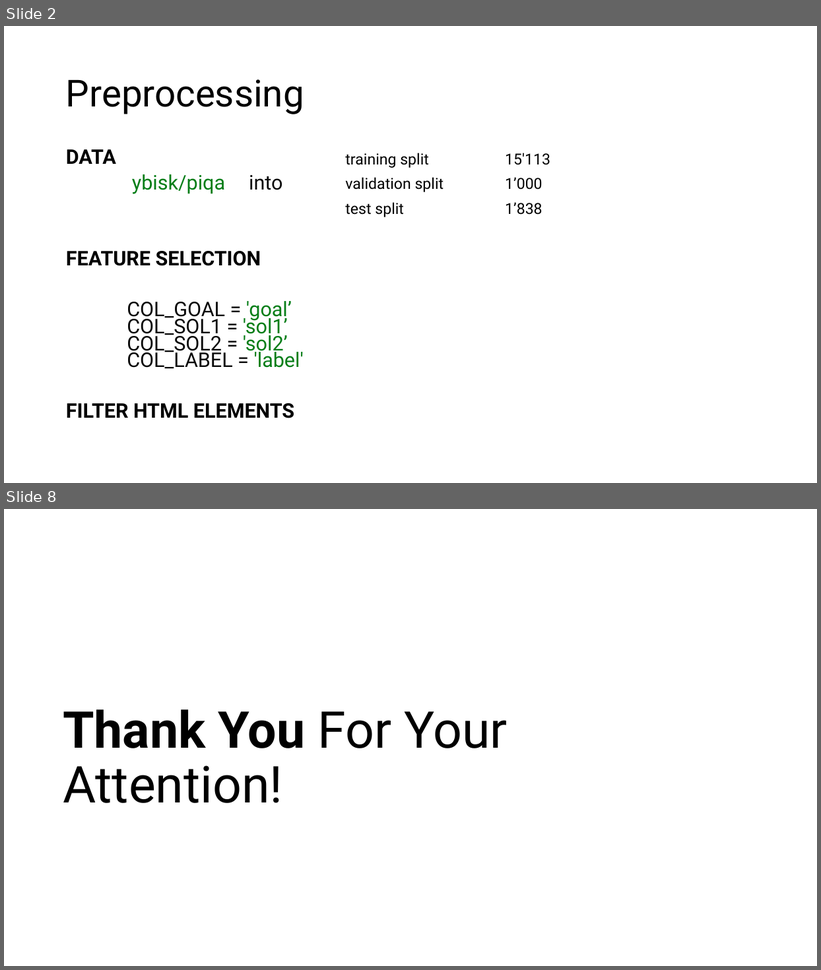
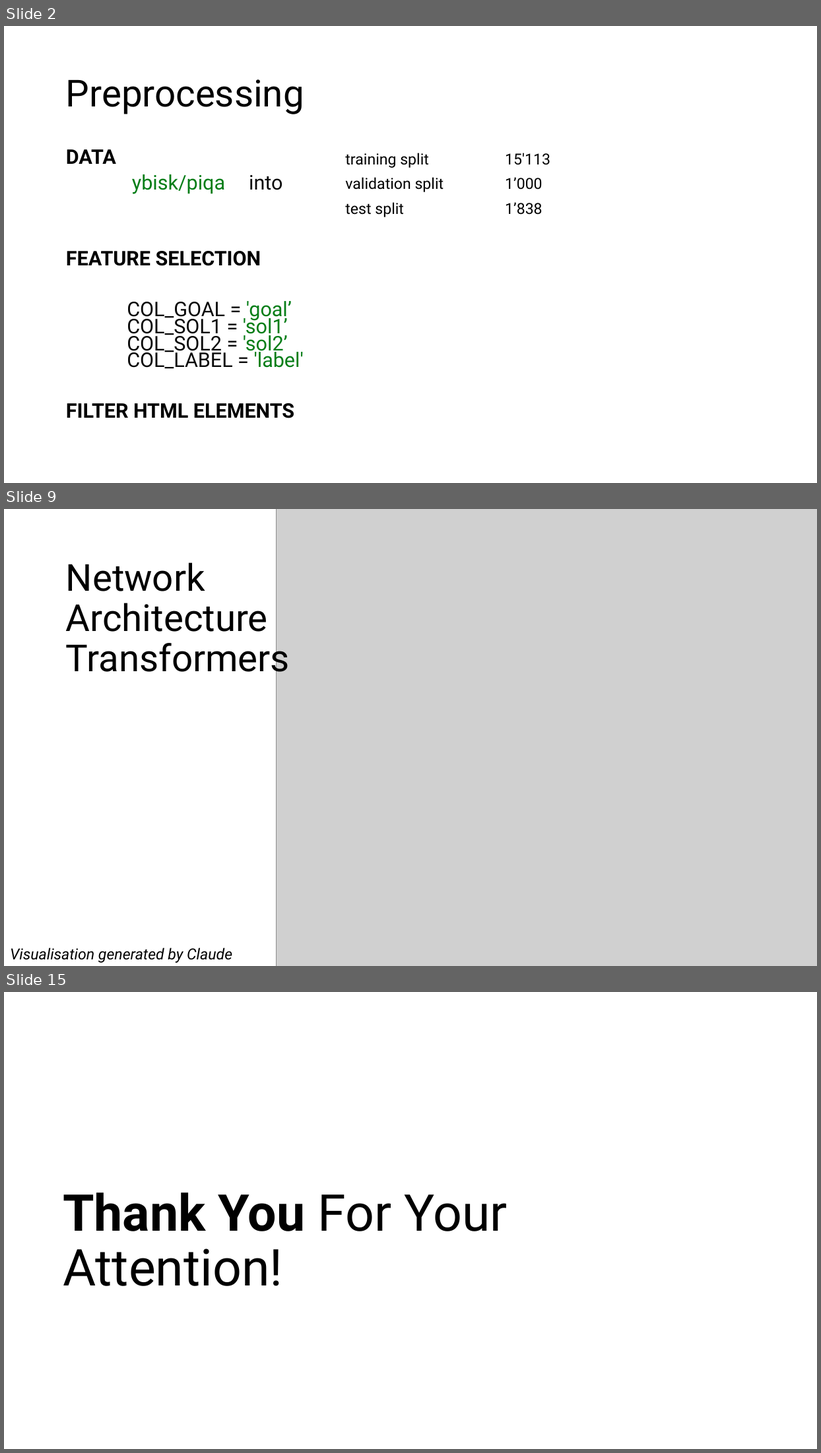
Before and after one commit to saegii/nlp, a slide deck: projects/slides/nlp-project2-presentation.pptx. Shown one above the other, each under a label of ours: slides 2 and 8 before the commit, slides 2, 9 and 15 after it; the slides between them are not shown. The pictures are 821x970 and 821x1453 pixels, drawn with LibreOffice and Linux fonts; fonts in the diff are those of the drawing; grey boxes stand for pictures. Boxes give left, top, right and bottom in pixels: in the first picture for what was removed or moved away, otherwise in the second. Text is boxed around its words. In the diff, an @@ line names an element or a change of style, - is before the commit and + after.

```diff
--- a/projects/slides/nlp-project2-presentation.pptx
+++ b/projects/slides/nlp-project2-presentation.pptx
@@ slide 9 added at box(4, 509, 817, 966), background #FFFFFF @@
@@ picture added at box(276, 509, 817, 966) @@
@@ title added at box(66, 562, 290, 680), 44 pt, text #000000 @@
+Network
+Architecture
+Transformers
@@ text added at box(10, 948, 232, 963), 18 pt, text #000000, italic @@
+Visualisation generated by Claude
@@ what was slide 8 is now slide 15 @@
```
Also in this commit, not shown: 3 slides changed, 9 other slides added, 3 slides removed, 1 other file.
